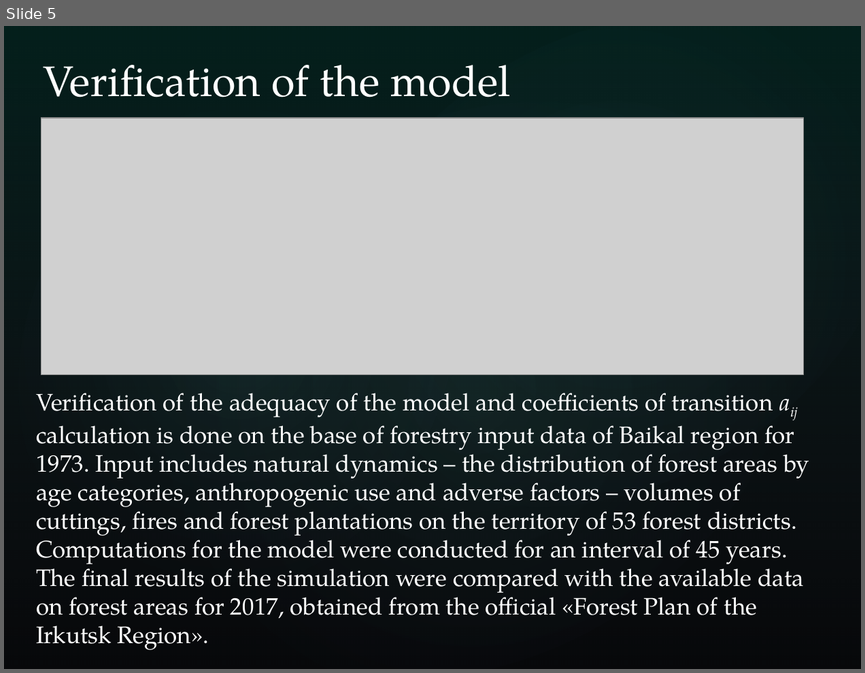
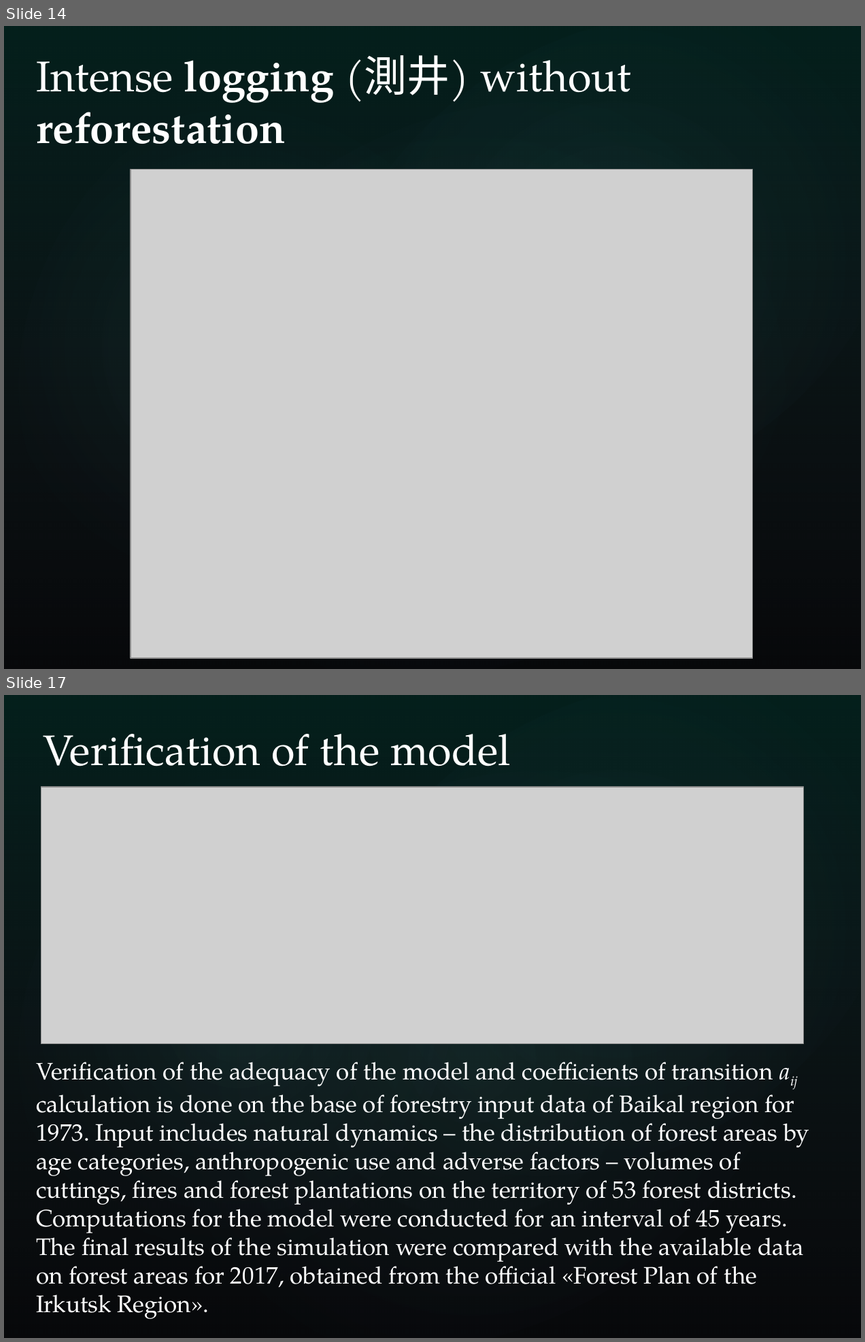
Before and after one commit to eugeneai/pres, a slide deck: china-travel/ready/popova_aiit19.pptx. Shown one above the other, each under a label of ours: slide 5 before the commit, slides 14 and 17 after it; the slides between them are not shown. The pictures are 865x673 and 865x1342 pixels, drawn with LibreOffice and Linux fonts; fonts in the diff are those of the drawing; grey boxes stand for pictures; background and template pictures are left out. Boxes give left, top, right and bottom in pixels: in the first picture for what was removed or moved away, otherwise in the second. Text is boxed around its words. In the diff, an @@ line names an element or a change of style, - is before the commit and + after.

```diff
--- a/china-travel/ready/popova_aiit19.pptx
+++ b/china-travel/ready/popova_aiit19.pptx
@@ slide 14 added at box(4, 26, 861, 669), background picture (left out); not listed: 4 template elements that a slide beside it also shows @@
@@ text added at box(36, 55, 631, 144), 36 pt, text #FFFFFF, bold @@
+Intense logging (測井) without reforestation
@@ picture added at box(130, 169, 753, 658) @@
@@ what was slide 5 is now slide 17 @@
```
Also in this commit, not shown: 5 slides changed, 13 other slides added, 1 slide removed, 8 other files.
